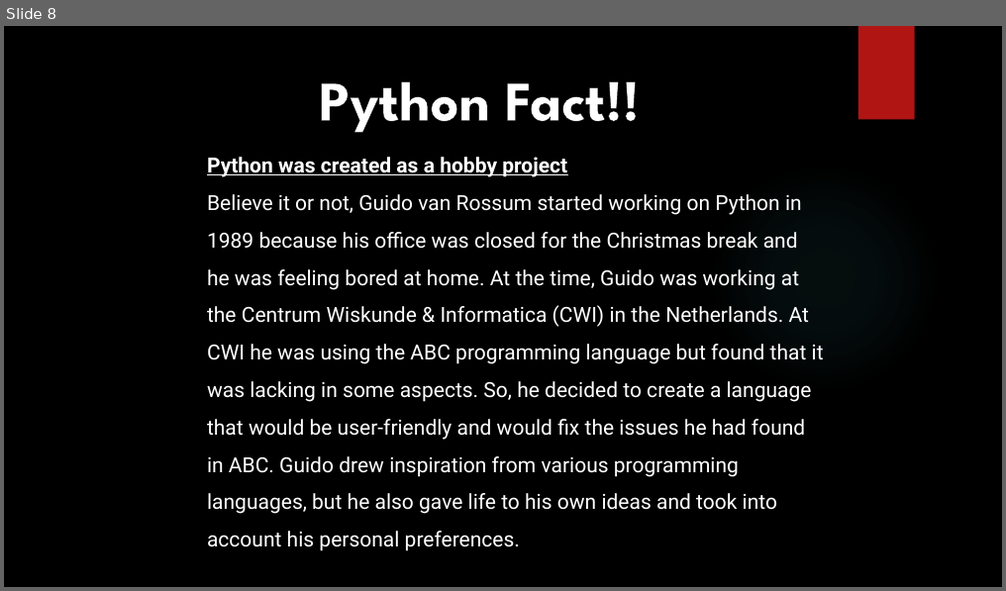
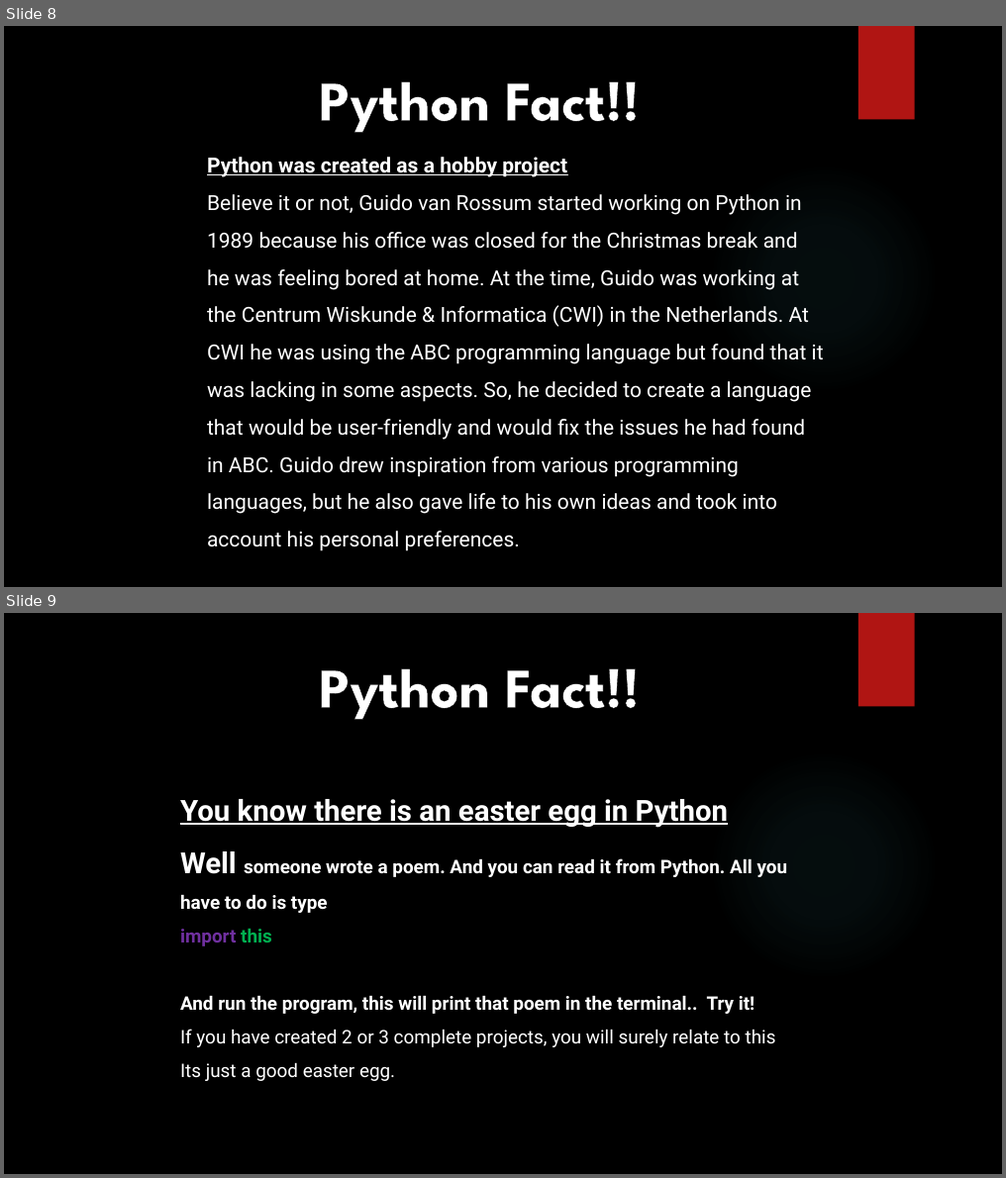
Before and after one commit to Anishkbansal/TWC, a slide deck: Python/powerpoint resources/Python facts and memes.pptx. Shown one above the other, each under a label of ours: slide 8 before the commit, slides 8 and 9 after it. The pictures are 1006x591 and 1006x1178 pixels, drawn with LibreOffice and Linux fonts; fonts in the diff are those of the drawing; background and template pictures are left out. Boxes give left, top, right and bottom in pixels: in the first picture for what was removed or moved away, otherwise in the second. Text is boxed around its words. In the diff, an @@ line names an element or a change of style, - is before the commit and + after.

Commit message:
latest lecture 9-14

```diff
--- a/Python/powerpoint resources/Python facts and memes.pptx
+++ b/Python/powerpoint resources/Python facts and memes.pptx
@@ slide 9 added at [4, 613, 1002, 1174], background picture (left out); not listed: 2 template elements that a slide beside it also shows @@
@@ text added at [319, 668, 640, 720], 54 pt, text #FFFFFF, bold @@
+Python Fact!!
@@ text added at [180, 799, 788, 1081], 18 pt, text #FFFFFF, bold @@
+You know there is an easter egg in Python
+Well someone wrote a poem. And you can read it from Python. All you have to do is type
+import this
+And run the program, this will print that poem in the terminal.. Try it!
+If you have created 2 or 3 complete projects, you will surely relate to this
+Its just a good easter egg.
@@ rounded rectangle added at [173, 919, 399, 963], fill #000000, outline #000000 1.5 pt @@
```
Also in this commit, not shown: 1 other slide added, 1 slide removed, 22 other files.
